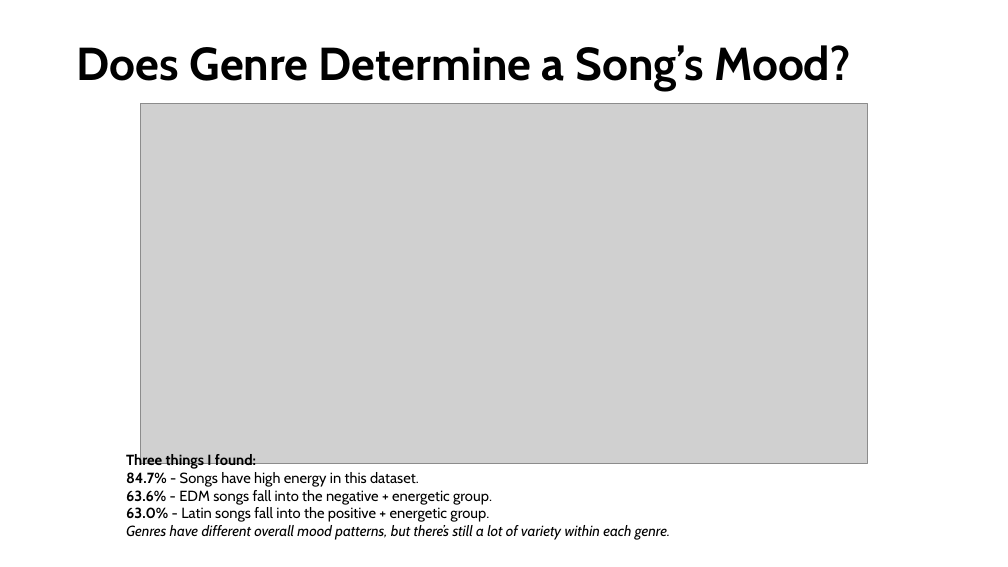
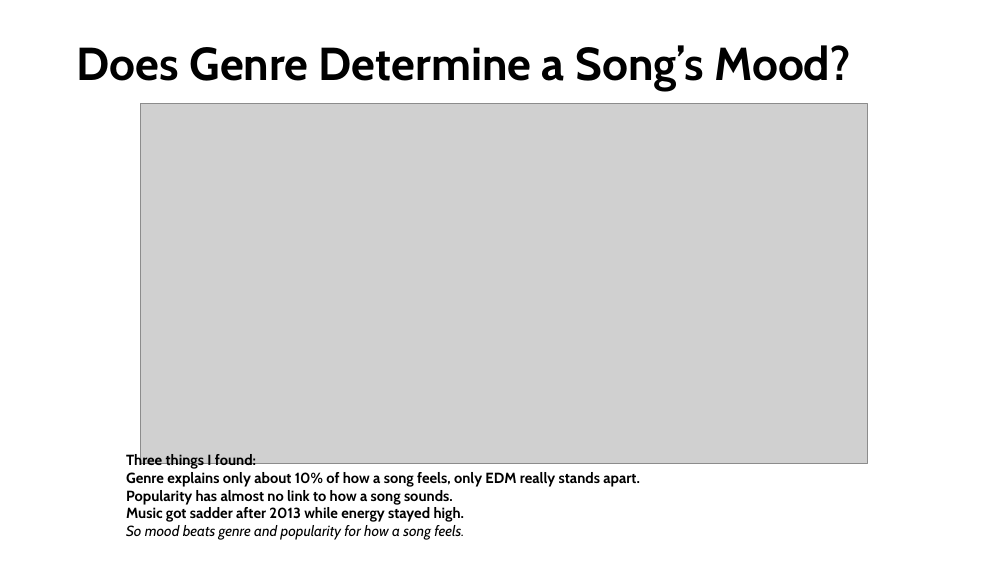
Before and after one commit to aayushimalhotra3/cmse830-midterm-project, a slide deck: slide 4 of submissions doc:non code/Midterm_Project_Draft_Presentation.pptx. Drawn at 1008x567 pixels with LibreOffice and Linux fonts; fonts in the diff are those of the drawing; grey boxes stand for pictures. Boxes give left, top, right and bottom in pixels: in the first picture for what was removed or moved away, otherwise in the second. Text is boxed around its words. In the diff, an @@ line names an element or a change of style, - is before the commit and + after.

```diff
--- a/submissions doc:non code/Midterm_Project_Draft_Presentation.pptx
+++ b/submissions doc:non code/Midterm_Project_Draft_Presentation.pptx
@@ text at <box>126,472,640,540</box>: text changed; bold on @@
-84.7% - Songs have high energy in this dataset.
-63.6% - EDM songs fall into the negative + energetic group.
-63.0% - Latin songs fall into the positive + energetic group.
-Genres have different overall mood patterns, but there’s still a lot of variety within each genre.
+Genre explains only about 10% of how a song feels, only EDM really stands apart.
+Popularity has almost no link to how a song sounds.
+Music got sadder after 2013 while energy stayed high.
+So mood beats genre and popularity for how a song feels.
```
Also in this commit, not shown: 2 other slides changed, 1 slide added, 1 slide removed, 1 other file.
